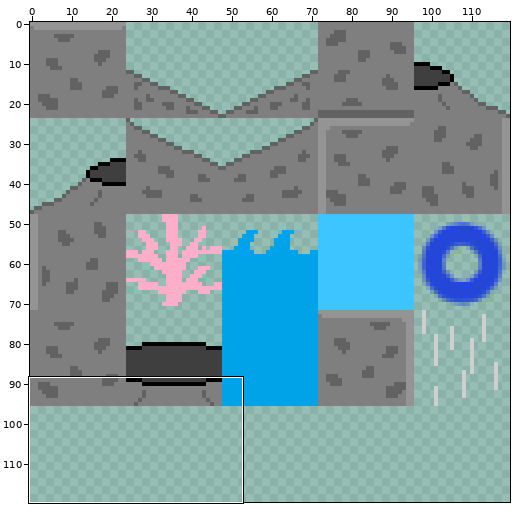
Two versions of one sprite sheet, resources/tilesets/water_cave.png. The picture above shows the old version from afar; the outline marks the close-up.
Close-up. Before the edit:
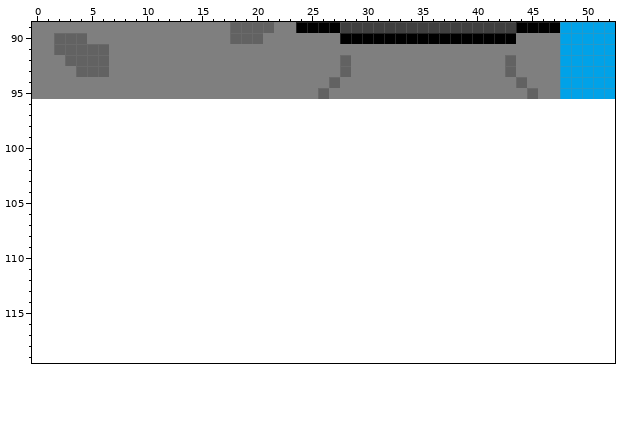
The file is 120x96 pixels. Pixels under 10% opacity are left out. Colours within 5 levels of each other are drawn and written as one. Shown: x 0..52, y 89..119. The old version is drawn lined up with the new one, on the new canvas. The commit also changed other parts of the picture, which this record leaves out.
The same view after the edit:
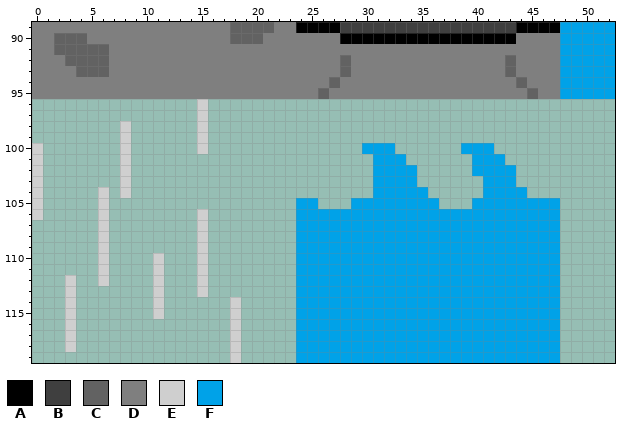
Palette (. is transparent): A #000000  B #3f3f3f  C #626262  D #7f7f7f  E #cfcfcf  F #00a2e8
Edits made:
canvas 120x96 -> 120x120
@@ x 0..52 @@
  95 DDDDDDDDDDDDDDDDDDDDDDDDDDCDDDDDDDDDDDDDDDDDDCDDFFFFF
- 96 .....................................................
- 97 .....................................................
- 98 .....................................................
- 99 .....................................................
-100 .....................................................
-101 .....................................................
-102 .....................................................
-103 .....................................................
-104 .....................................................
-105 .....................................................
-106 .....................................................
-107 .....................................................
-108 .....................................................
-109 .....................................................
-110 .....................................................
-111 .....................................................
-112 .....................................................
-113 .....................................................
-114 .....................................................
-115 .....................................................
-116 .....................................................
-117 .....................................................
-118 .....................................................
-119 .....................................................
+ 96 ...............E.....................................
+ 97 ...............E.....................................
+ 98 ........E......E.....................................
+ 99 ........E......E.....................................
+100 E.......E......E..............FFF......FFF...........
+101 E.......E......................FFF......FFF..........
+102 E.......E......................FFFF.....FFFF.........
+103 E.......E......................FFFF......FFF.........
+104 E.....E.E......................FFFFF.....FFFF........
+105 E.....E.................FF...FFFFFFFF...FFFFFFFF.....
+106 E.....E........E........FFFFFFFFFFFFFFFFFFFFFFFF.....
+107 ......E........E........FFFFFFFFFFFFFFFFFFFFFFFF.....
+108 ......E........E........FFFFFFFFFFFFFFFFFFFFFFFF.....
+109 ......E........E........FFFFFFFFFFFFFFFFFFFFFFFF.....
+110 ......E....E...E........FFFFFFFFFFFFFFFFFFFFFFFF.....
+111 ......E....E...E........FFFFFFFFFFFFFFFFFFFFFFFF.....
+112 ...E..E....E...E........FFFFFFFFFFFFFFFFFFFFFFFF.....
+113 ...E.......E...E........FFFFFFFFFFFFFFFFFFFFFFFF.....
+114 ...E.......E......E.....FFFFFFFFFFFFFFFFFFFFFFFF.....
+115 ...E.......E......E.....FFFFFFFFFFFFFFFFFFFFFFFF.....
+116 ...E..............E.....FFFFFFFFFFFFFFFFFFFFFFFF.....
+117 ...E..............E.....FFFFFFFFFFFFFFFFFFFFFFFF.....
+118 ...E..............E.....FFFFFFFFFFFFFFFFFFFFFFFF.....
+119 ..................E.....FFFFFFFFFFFFFFFFFFFFFFFF.....
Where, in picture pixels (left, top, right, bottom), the same in both close-ups:
added: (197, 99, 208, 154)
added: (65, 121, 164, 352)
added: (32, 143, 43, 220)
added: (296, 143, 560, 363)
added: (197, 209, 241, 363)
